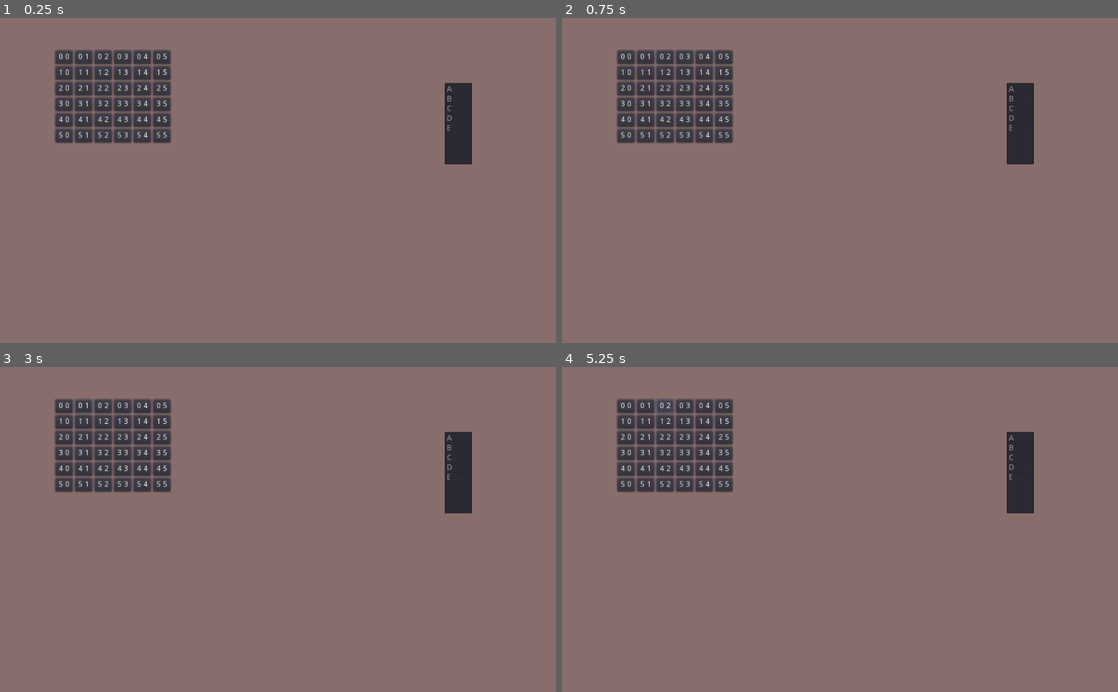
Above: before the commit, frames 1-4 (two rows, left to right).
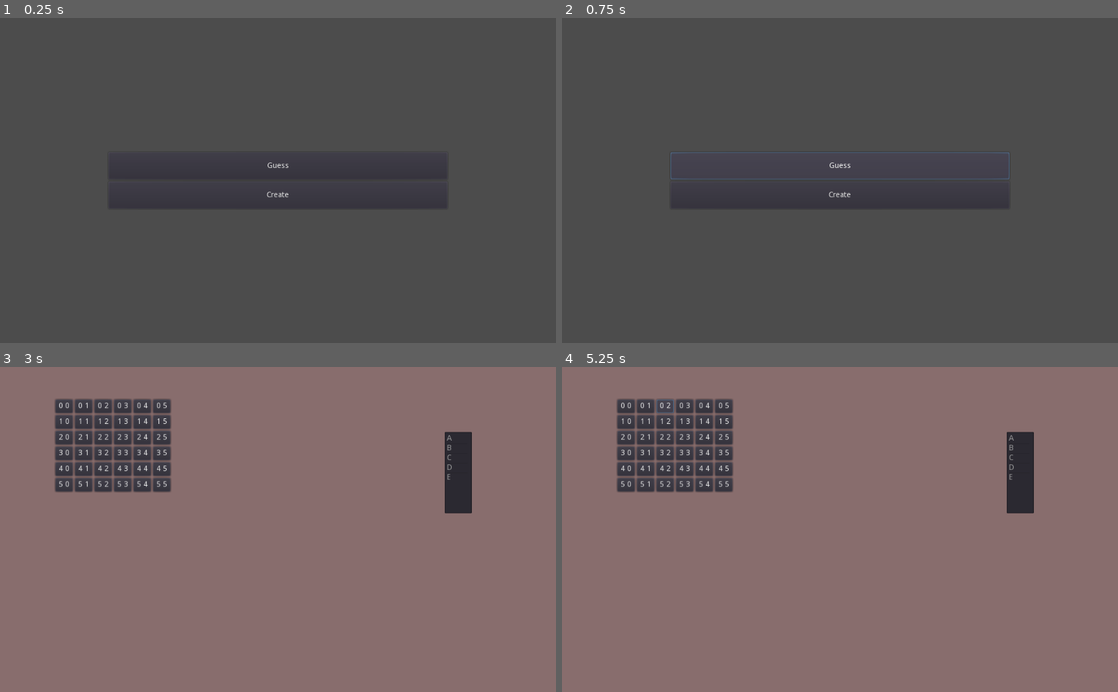
Above: after the commit, the same moments.

Repository: faubes/patterns-2
Game: Godot game, scene res://Scenes/start.tscn
The game is run twice, just before and just after one commit, with the same random seed, the same clock (stepped at 60 frames per second) and the same inputs. Before the commit the project starts from res://Scenes/create.tscn.
Inputs (mouse positions are in pixels of both pictures, inside the frame that each line leads up to):
- Up to frame 1 (0.25 s): no input
- Up to frame 2 (0.75 s): click (840, 167) at 0.5 s, where only the run after the commit has a clickable "Guess"
- Up to frame 3 (3 s): click (66, 406) at 1.25 s, where only the run before the commit has a clickable "0 0"; click (83, 406) at 2 s, where only the run before the commit has a clickable "0 1"; click (278, 545) at 2.75 s, where only the run after the commit has a clickable "Create"
- Up to frame 4 (5.25 s): click "0 0" at 3.5 s; click "0 1" at 4.25 s; click "0 2" at 5 s

The runs differ from the first frame. In frame 1, 96% of the frame differs, in the area x 0-100%, y 0-100%; in frame 2, 96%; in frame 3, less than 0.1%; in frame 4, nothing differs.

Commit message:
Start scene. Save/load designs

Diff:
--- a/Scenes/main.tscn
+++ /dev/null
@@ -1,28 +0,0 @@
-[gd_scene load_steps=2 format=2]
-
-[ext_resource path="res://Scripts/UI/main.gd" type="Script" id=1]
-
-[node name="Control" type="Control"]
-anchor_right = 1.0
-anchor_bottom = 1.0
-script = ExtResource( 1 )
-__meta__ = {
-"_edit_use_anchors_": false
-}
-
-[node name="DesignButton" type="Button" parent="."]
-margin_left = 507.363
-margin_top = 209.943
-margin_right = 563.363
-margin_bottom = 229.943
-text = "Design"
-__meta__ = {
-"_edit_use_anchors_": false
-}
-
-[node name="LevelSelectMenu" type="MenuButton" parent="."]
-margin_left = 509.695
-margin_top = 258.93
-margin_right = 561.695
-margin_bottom = 278.93
-text = "Guess"
--- a/Scenes/start.tscn
+++ b/Scenes/start.tscn
@@ -1,7 +1,6 @@
 [gd_scene load_steps=2 format=2]
 
 [ext_resource path="res://Scripts/UI/start.gd" type="Script" id=1]
-
 
 [node name="Start" type="Control"]
 anchor_right = 1.0
@@ -40,5 +39,10 @@
 margin_bottom = 252.0
 rect_min_size = Vector2( 100, 50 )
 text = "Create"
+
+[node name="PopupMenu" type="PopupMenu" parent="VBoxContainer"]
+margin_top = 244.0
+margin_right = 624.0
+margin_bottom = 264.0
 [connection signal="pressed" from="VBoxContainer/Guess" to="." method="_on_Guess_pressed"]
 [connection signal="pressed" from="VBoxContainer/Create" to="." method="_on_Create_pressed"]
--- a/Scripts/UI/main.gd
+++ /dev/null
@@ -1,26 +0,0 @@
-extends Control
-
-var _levels:Array
-
-func _ready():
-	# for each file in levels directory
-	# add to menu?
-	_levels = dir_contents('res://Levels')
-
-
-func dir_contents(path):
-	var files:Array
-	var dir = Directory.new()
-	if dir.open(path) == OK:
-		dir.list_dir_begin(false) # do not include navigational . and .. in results
-		var file_name = dir.get_next()
-		while file_name != "":
-			if dir.current_is_dir():
-				print("Found directory: " + file_name)
-			else:
-				print("Found file: " + file_name)
-				files.append(file_name)
-			file_name = dir.get_next()
-	else:
-		print("An error occurred when trying to access the path.")
-	return files
--- a/Scripts/UI/start.gd
+++ b/Scripts/UI/start.gd
@@ -1,17 +1,32 @@
 extends Control
 
-
-var create_scene = preload("res://create.tscn")
+var create_scene = preload("res://Scenes/create.tscn")
 #var guess_scene = preload("res://guess.tscn")
 
-# Called when the node enters the scene tree for the first time.
+var _levels:Array
+
 func _ready():
-	pass # Replace with function body.
+	# for each file in levels directory
+	# add to menu?
+	_levels = dir_contents('res://Levels')
 
 
-# Called every frame. 'delta' is the elapsed time since the previous frame.
-#func _process(delta):
-#	pass
+func dir_contents(path):
+	var files:Array
+	var dir = Directory.new()
+	if dir.open(path) == OK:
+		dir.list_dir_begin(false) # do not include navigational . and .. in results
+		var file_name = dir.get_next()
+		while file_name != "":
+			if dir.current_is_dir():
+				print("Found directory: " + file_name)
+			else:
+				print("Found file: " + file_name)
+				files.append(file_name)
+			file_name = dir.get_next()
+	else:
+		print("An error occurred when trying to access the path.")
+	return files
 
 
 func _on_Create_pressed():
--- a/Test/Unit/test_design.gd
+++ b/Test/Unit/test_design.gd
@@ -23,12 +23,12 @@
 		"012301")
 
 func test_design_as_array():
-	var _design = _test_design_by_array()
-	assert_not_null(_design)
+	var design = _test_design_by_array()
+	assert_not_null(design)
 
 func test_design_as_string():
-	var _design = _test_design_by_string()
-	assert_not_null(_design)
+	var design = _test_design_by_string()
+	assert_not_null(design)
 
 func test_design_array_and_string_are_equivalent():
 	var _design1 = _test_design_by_array()
@@ -36,46 +36,55 @@
 	assert_true(_design1.equals(_design2), "Array and string designs are equivalent")
 
 func test_design_size_not_zero():
-	var _design = _test_design_by_array()
-	assert_gt(0, _design.size(), "Design with size zero")
+	var design = _test_design_by_array()
+	assert_gt(0, design.size(), "Design with size zero")
 
 func test_design_size():
-	var _design = _test_design_by_array()
-	assert_eq(6, _design.size(), "Design 1 has size 6 (Dimension of rows)")
+	var design = _test_design_by_array()
+	assert_eq(6, design.size(), "Design 1 has size 6 (Dimension of rows)")
 
 func test_design_dimensions():
-	var _design = _test_design_by_array()
-	assert_eq(_design.get_dimensions(), [6,6], "Design 1 has dimensions 6 by 6")
+	var design = _test_design_by_array()
+	assert_eq(design.get_dimensions(), [6,6], "Design 1 has dimensions 6 by 6")
 
+func test_design_dimensions_match_design():
+	var design = _test_design_by_array()
+	var _dime
 func test_design_cell_0_0():
-	var _design = _test_design_by_array()
-	assert_eq(_design.get_cell(0,0).get_value(), 0, "Top left cell of design 1 returns 0")
+	var design = _test_design_by_array()
+	assert_eq(design.get_cell(0,0).get_value(), 0, "Top left cell of design 1 returns 0")
 
 func test_design_cell_0_1():
-	var _design = _test_design_by_array()
-	assert_eq(_design.get_cell(0,1).get_value(), 1, "Cell (0,1) of design 1 returns 1")
+	var design = _test_design_by_array()
+	assert_eq(design.get_cell(0,1).get_value(), 1, "Cell (0,1) of design 1 returns 1")
 
 func test_design_cell_5_5():
-	var _design = _test_design_by_array()
-	assert_eq(_design.get_cell(5,5).get_value(), 1, "Bottom right cell of design 1 returns 1")
+	var design = _test_design_by_array()
+	assert_eq(design.get_cell(5,5).get_value(), 1, "Bottom right cell of design 1 returns 1")
 
 func test_design_language():
-	var _design = _test_design_by_array()
-	assert_eq(_design.get_language(), [0,1,2,3], "The set of symbols used in design 1 is { 0, 1, 2, 3 }")
+	var design = _test_design_by_array()
+	assert_eq(design.get_language(), [0,1,2,3], "The set of symbols used in design 1 is { 0, 1, 2, 3 }")
 
 func test_design_has_designer():
-	var _design = _test_design_by_array()
-	assert_not_null(_design.get_designer(), "Designs have a designer")
+	var design = _test_design_by_array()
+	assert_true(design.get_designer() is String, "Designs have a designer")
+
+func test_design_has_unique_id():
+	var design1 = _test_design_by_array()
+	var design2 = _test_design_by_array()
+	assert_ne(design1.get_id(), design2.get_id(), "Designs have a unique id")
 
 func test_design_is_rectangular():
-	var _design = _test_design_by_array()
-	var rows = _design.size()
-	var length_of_first_row = _design.get_row(0).size()
+	var design = _test_design_by_array()
+	var rows = design.size()
+	var length_of_first_row = design.get_row(0).size()
 	for i in range(rows):
-		assert_eq(_design.get_row(i).size(), length_of_first_row, "Designs are rectangular")
+		assert_eq(design.get_row(i).size(), length_of_first_row, "Designs are rectangular")
 
-# a design must be complete
-	var _incomplete_design = Design.new([
+# a design must be complete to pass validation
+func test_design_with_null_entry():
+	var incomplete_design = Design.new([
 			[0, 1, 2, 3, 0, 1,],
 			[0, 1, 2, 3, 0, 1,],
 			[0, 1, 2, null, 0, 1,],
@@ -83,4 +92,10 @@
 			[0, 1, 2, 3, 0, 1,],
 			[0, 1, 2, 3, 0, 1,],
 	])
-	assert_false(_incomplete_design.validate(), "Design must be complete")
+	assert_false(incomplete_design.validate(), "Design must be complete")
+
+func test_design_save_and_load():
+	var design = _test_design_by_array()
+	var filename = design.save()
+	var design2 = Design.new().load(filename)
+	assert_eq(design, design2, "Designs are the same after save and reload")
--- a/project.godot
+++ b/project.godot
@@ -46,7 +46,7 @@
 2) pattern guessing
 
 Ultimately want to give it a mobiel & web interface, database for patterns and puzzles, different evaluation metrics.."
-run/main_scene="res://Scenes/create.tscn"
+run/main_scene="res://Scenes/start.tscn"
 config/icon="res://icon.png"
 
 [editor_plugins]
